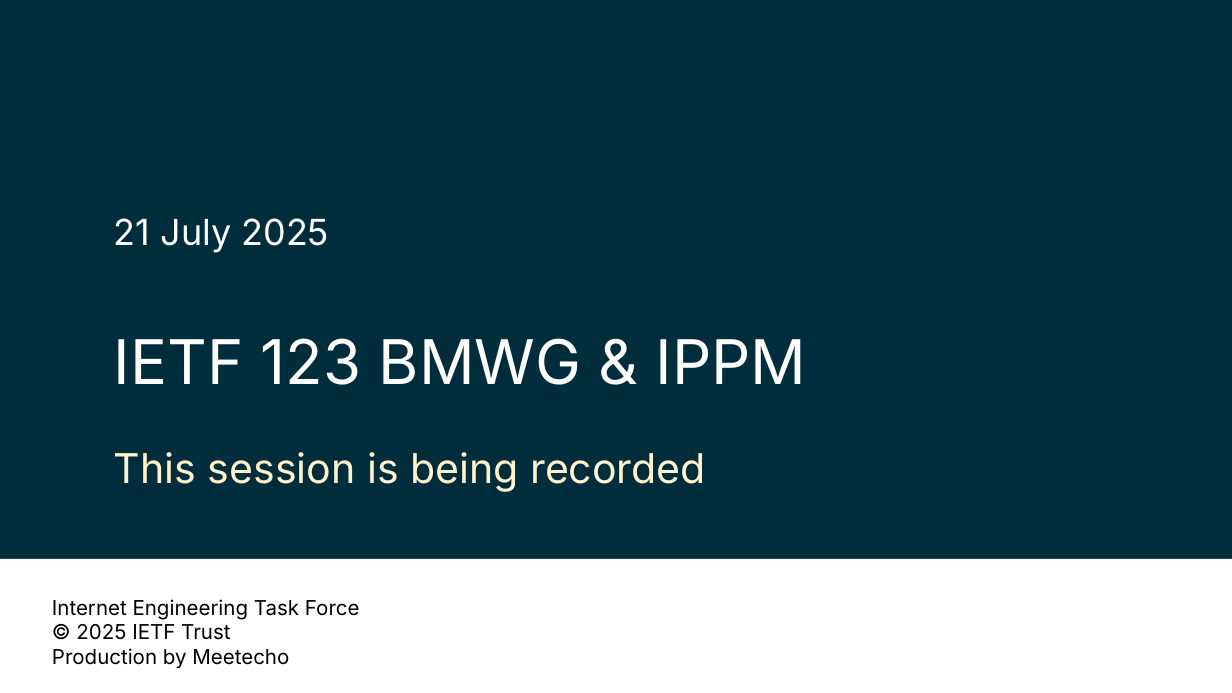
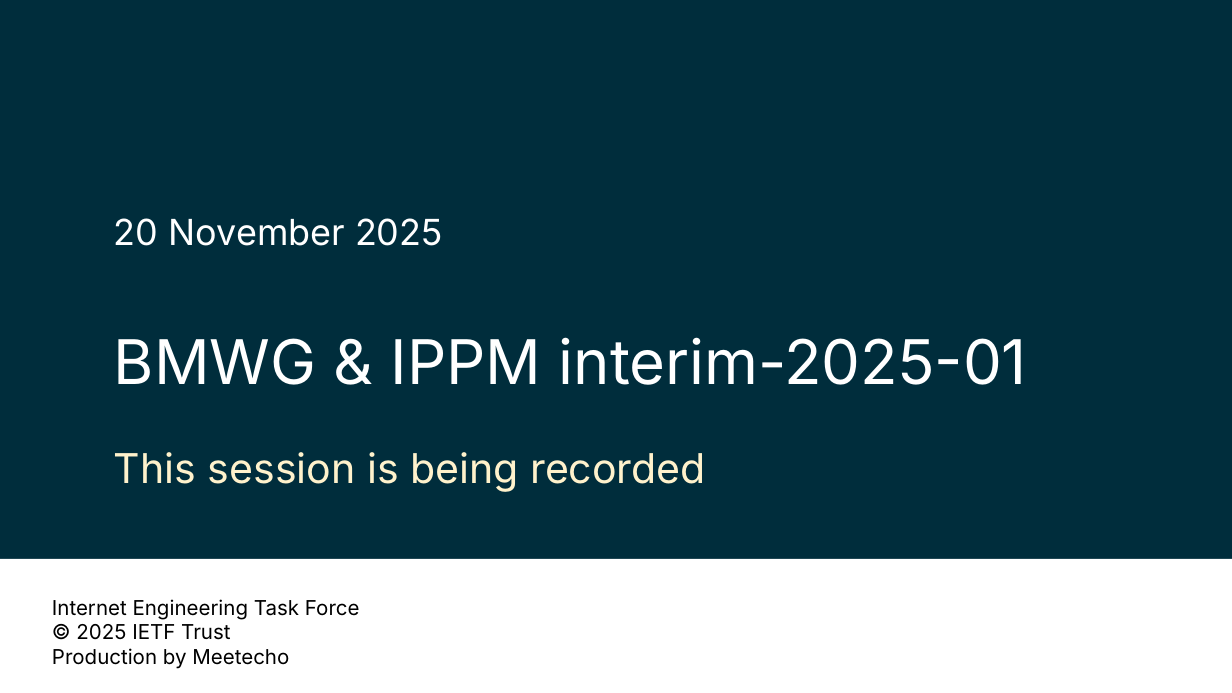
Before and after one commit to ietf-ippm/meeting-materials, a slide deck: slide 1 of interim-01/Slides/chair-slides-bmwg-ippm.pptx. Drawn at 1232x693 pixels with LibreOffice and Linux fonts; fonts in the diff are those of the drawing; background and template pictures are left out. Boxes give left, top, right and bottom in pixels: in the first picture for what was removed or moved away, otherwise in the second. Text is boxed around its words. In the diff, an @@ line names an element or a change of style, - is before the commit and + after.

Commit message:
created chair slides for interim and updated agenda

```diff
--- a/interim-01/Slides/chair-slides-bmwg-ippm.pptx
+++ b/interim-01/Slides/chair-slides-bmwg-ippm.pptx
@@ text at (x1=114, y1=218, x2=443, y2=246): text changed @@
-21 July 2025
+20 November 2025
@@ title at (x1=114, y1=337, x2=1027, y2=385): text changed @@
-IETF 123 BMWG & IPPM
+BMWG & IPPM interim-2025-01
```
Also in this commit, not shown: 6 other slides changed, 1 slide added, 6 slides removed, 3 other files.
